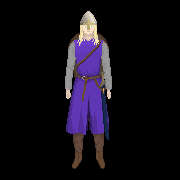
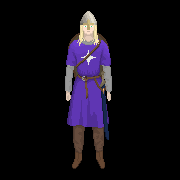
Comparing the layer stacks of the two 180x180 images. Changes:
painted on "you" over <box>65,36,112,150</box>
